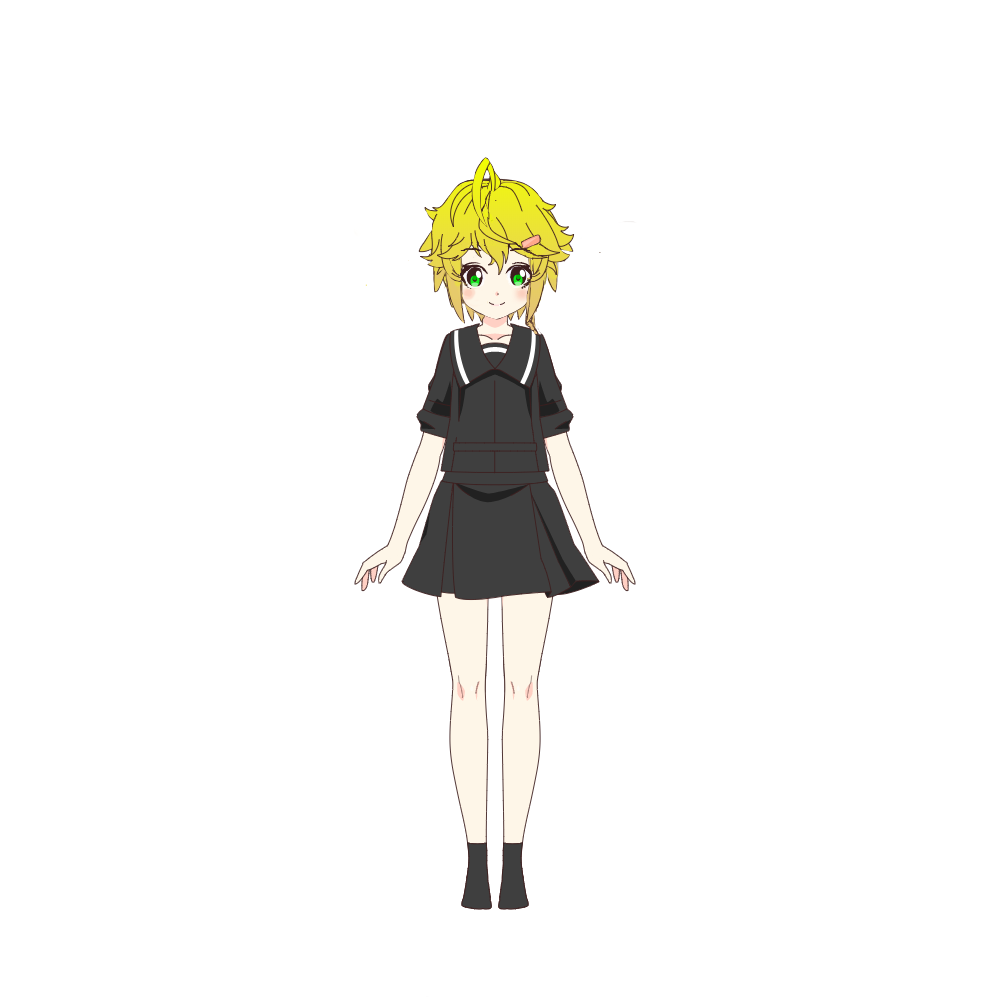
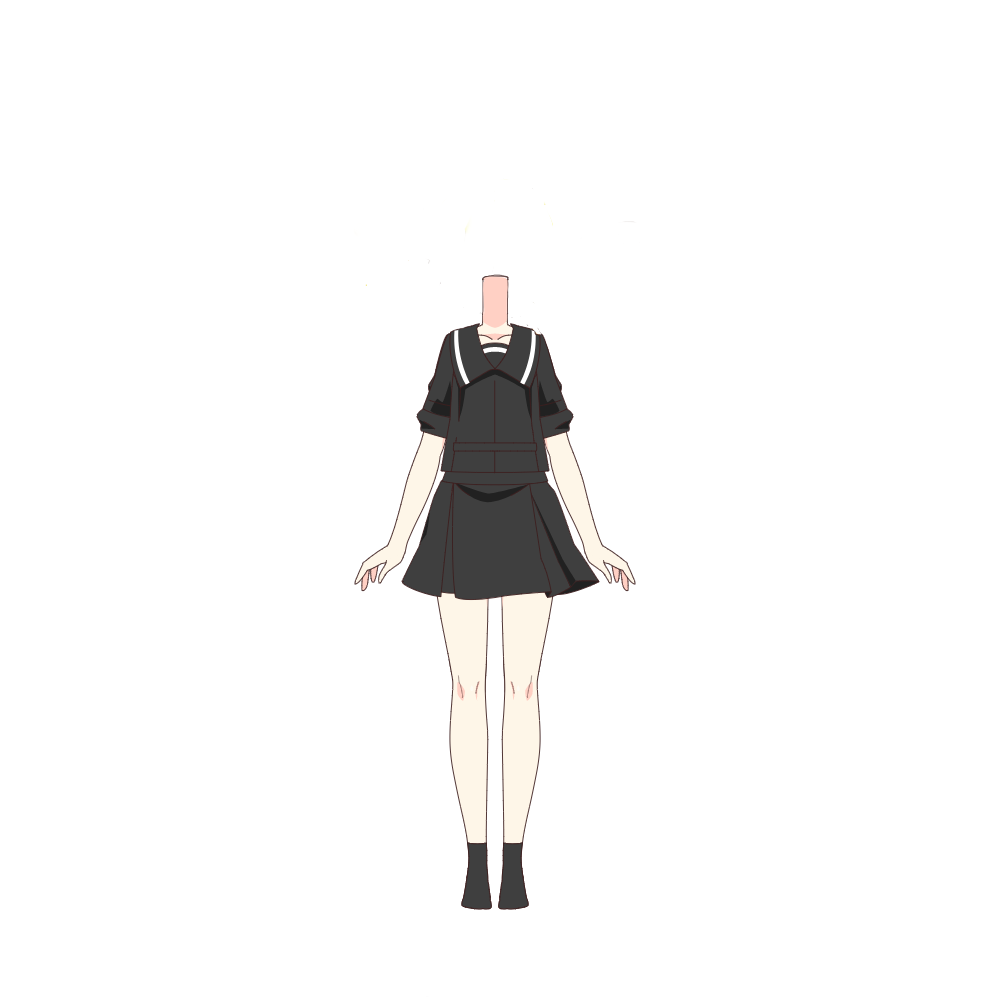
Two versions of the same layered image (1000x1000). Layer-by-layer changes:
hid "左黒目" over [509, 266, 527, 287]
hid "右黒目" over [466, 267, 483, 287]
hid "右白目" over [463, 268, 486, 289]
hid "右まつげ", painted on it over [460, 261, 489, 290]
hid "左白目" over [506, 266, 530, 287]
hid "左まつげ", painted on it over [505, 261, 533, 290]
hid "右眉毛" over [510, 247, 532, 252]
hid "左眉毛" over [460, 247, 482, 258]
hid "飾り" over [521, 234, 542, 250]
hid "あほ毛" over [471, 157, 502, 228]
hid "前髪" over [418, 178, 575, 282]
hid "右髪パーツ１", painted on it over [432, 193, 492, 324]
hid "左髪パーツ１", painted on it over [508, 199, 559, 324]
hid "左髪パーツ2", painted on it over [518, 201, 543, 335]
hid "鼻" over [494, 290, 500, 297]
renamed "口" to "口上", hid it, painted on it over [485, 299, 508, 307]
hid "顔 輪郭", painted on it over [460, 207, 533, 320]
hid "後髪 右", painted on it over [436, 182, 500, 323]
hid "後ろ髪 左" over [452, 183, 553, 322]
